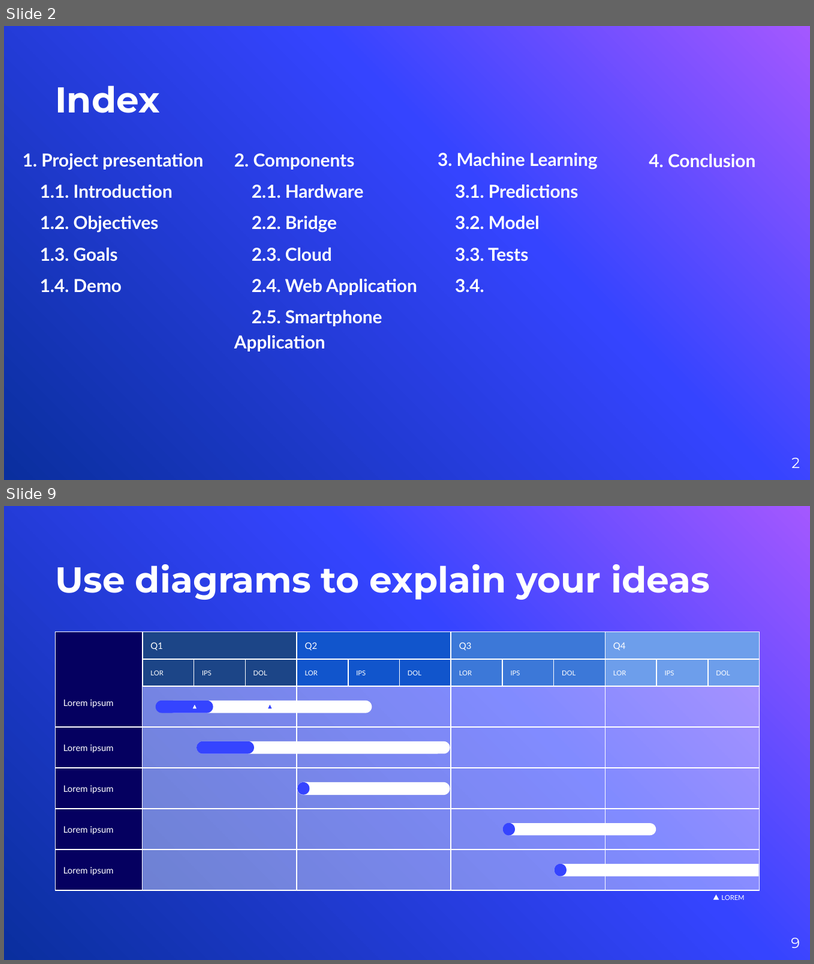
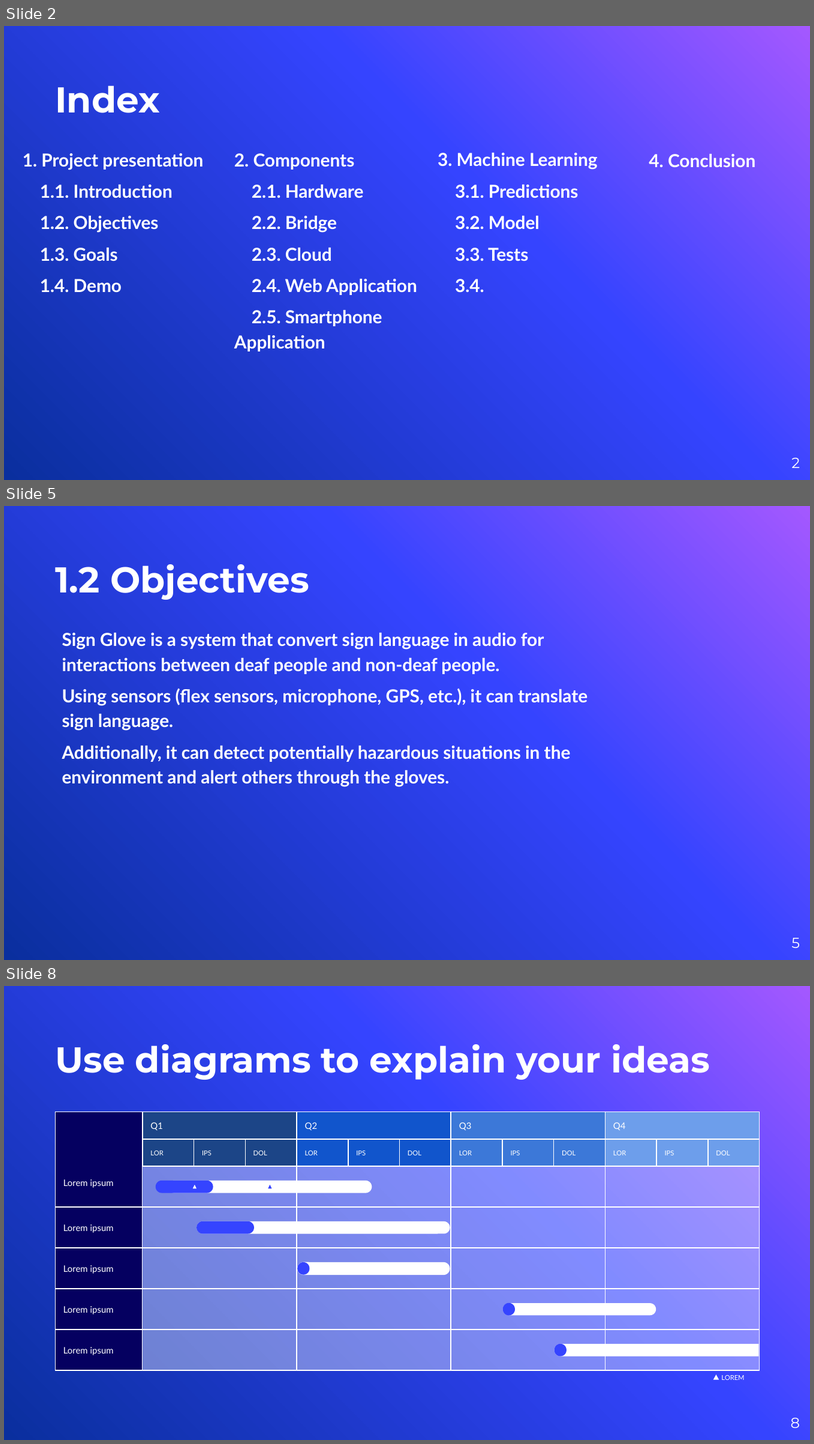
Before and after one commit to andrea-grandi/iot_project, a slide deck: presentation/presentation.pptx. Shown one above the other, each under a label of ours: slides 2 and 9 before the commit, slides 2, 5 and 8 after it; the slides between them are not shown. The pictures are 814x964 and 814x1444 pixels, drawn with LibreOffice and Linux fonts; fonts in the diff are those of the drawing; background and template pictures are left out. Boxes give left, top, right and bottom in pixels: in the first picture for what was removed or moved away, otherwise in the second. Text is boxed around its words. In the diff, an @@ line names an element or a change of style, - is before the commit and + after.

```diff
--- a/presentation/presentation.pptx
+++ b/presentation/presentation.pptx
@@ slide 5 added at (4, 506, 810, 960), background picture (left out) @@
@@ title added at (55, 564, 309, 600), 32 pt, text #FFFFFF, bold @@
+1.2 Objectives
@@ text added at (62, 633, 588, 787), 16 pt, text #FFFFFF, bold @@
+Sign Glove is a system that convert sign language in audio for interactions between deaf people and non-deaf people.
+Using sensors (flex sensors, microphone, GPS, etc.), it can translate sign language.
+Additionally, it can detect potentially hazardous situations in the environment and alert others through the gloves.
@@ page number added at (792, 937, 800, 948), 13 pt, text #FFFFFF @@
+5
@@ what was slide 9 is now slide 8 @@
@@ page number at (791, 1417, 800, 1428): text changed @@
-9
+8
```
Also in this commit, not shown: 6 slides changed, 2 other slides added, 4 slides removed, 2 other files.
